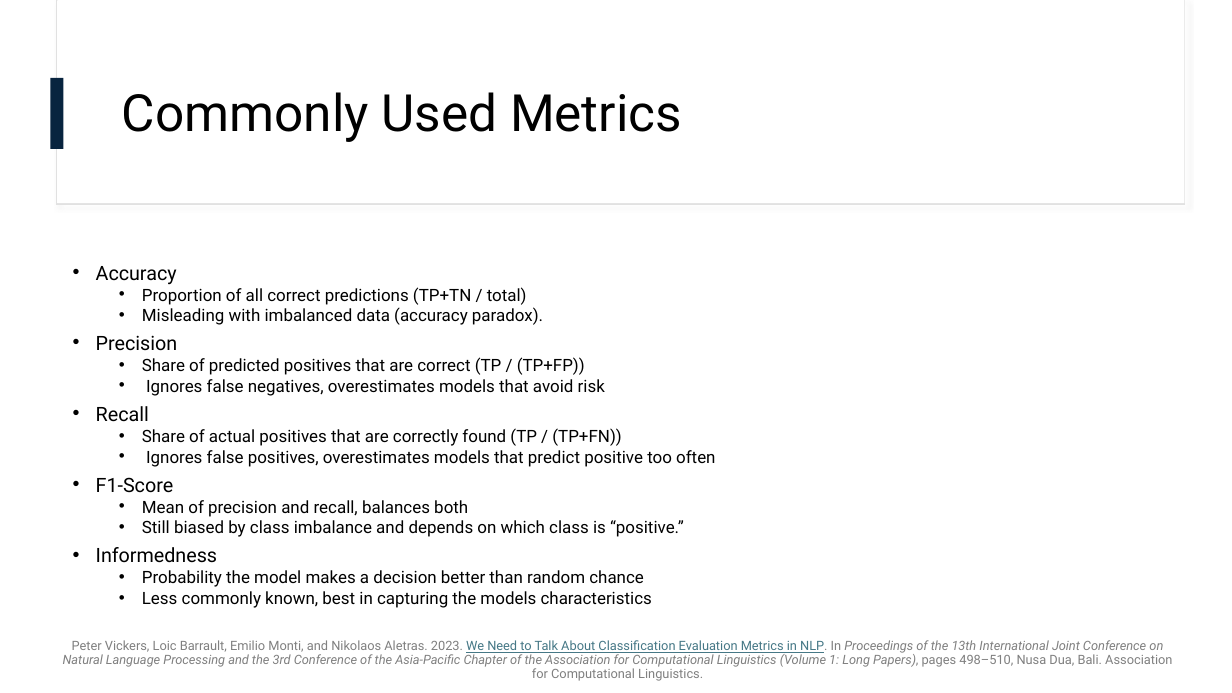
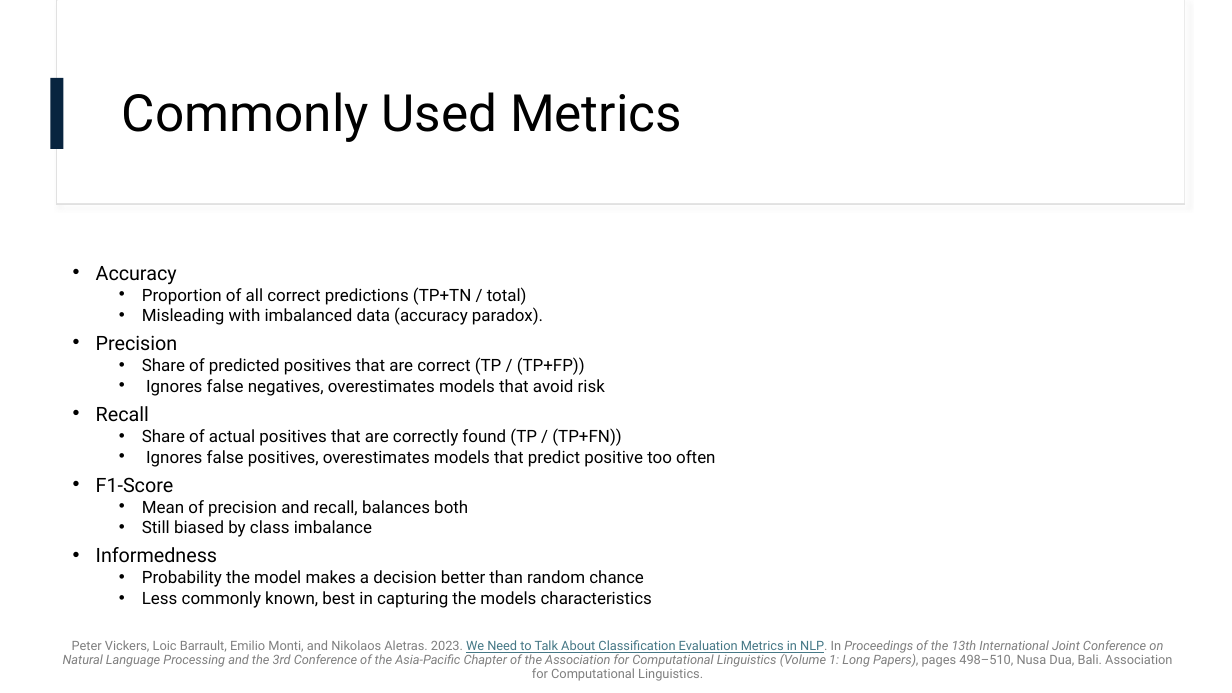
Before and after one commit to omarelbeltagy/clarity, a slide deck: slide 13 of literature/literature edited.pptx (slide 3 before the commit). Drawn at 1232x693 pixels with LibreOffice and Linux fonts; fonts in the diff are those of the drawing. Boxes give left, top, right and bottom in pixels: in the first picture for what was removed or moved away, otherwise in the second. Text is boxed around its words. In the diff, an @@ line names an element or a change of style, - is before the commit and + after.

```diff
--- a/literature/literature edited.pptx
+++ b/literature/literature edited.pptx
@@ text at <box>142,520,372,537</box>: text changed @@
-  • Still biased by class imbalance and depends on which class is “positive.”
+  • Still biased by class imbalance
```
Also in this commit, not shown: 1 other slide changed, 11 slides added, 1 slide removed, 1 other file.
